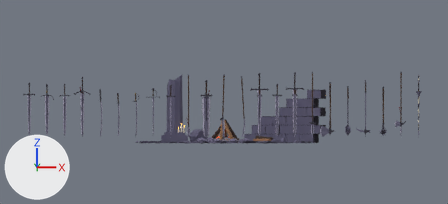
The Blender file assets/source/bonfire.blend, before and after one commit.
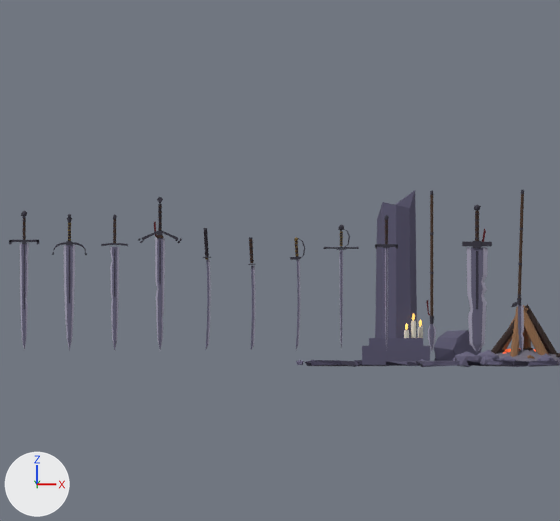
Old and new are each drawn from the file's camera 'PreviewCam' and again close up on the part from 4% to 53% of the width and 0% to 100% of the height. The lights are fixed; the arrows at lower left show +X, +Y and +Z. The first two pictures are the older version.

Objects in the first close-up: 'Candle_0', 'Candle_1', 'Candle_2', 'Pillar_Fallen', 'Pillar_Plinth', 'Pillar_Shaft', 'Weapon_bastard', 'Weapon_broadsword', 'Weapon_claymore', 'Weapon_estoc', 'Weapon_glaive', 'Weapon_greatsword', 'Weapon_katana', 'Weapon_longsword', 'Weapon_sabre' and 24 more.
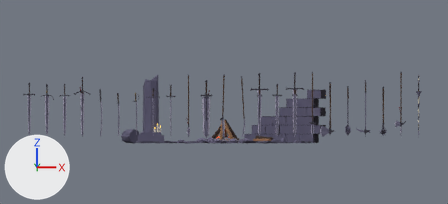
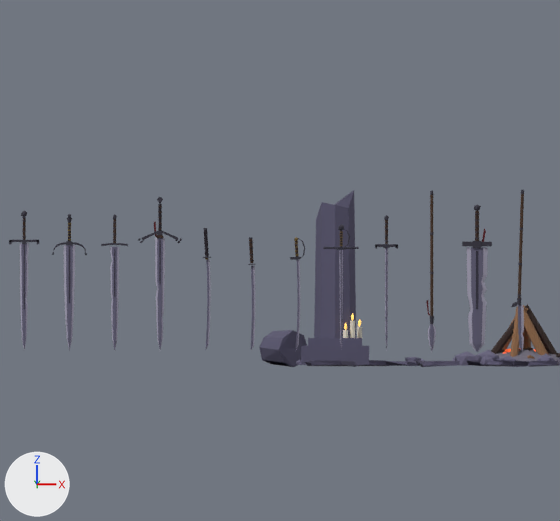
Patch to the scene script:
```diff
--- a/assets/source/bonfire.blend.py
+++ b/assets/source/bonfire.blend.py
@@ ob_pillar_plinth @@
 ob_pillar_plinth = bpy.data.objects.new('Pillar_Plinth', me_pillar_plinth)
-ob_pillar_plinth.location = (-1.45, 1.35, 0.0)
+ob_pillar_plinth.location = (-2.15, 1.3, 0.0)
@@ ob_pillar_shaft @@
 ob_pillar_shaft = bpy.data.objects.new('Pillar_Shaft', me_pillar_shaft)
-ob_pillar_shaft.location = (-1.45, 1.35, 1.16)
+ob_pillar_shaft.location = (-2.15, 1.3, 1.16)
@@ ob_pillar_fallen @@
 ob_pillar_fallen = bpy.data.objects.new('Pillar_Fallen', me_pillar_fallen)
-ob_pillar_fallen.location = (-0.75, 0.95, 0.19)
+ob_pillar_fallen.location = (-2.75, 2.05, 0.19)
 ob_pillar_fallen.rotation_euler = (1.571, 0.0, 0.611)  # degrees (90, 0, 35)
@@ ob_candle_0 @@
 ob_candle_0 = bpy.data.objects.new('Candle_0', me_candle_0)
-ob_candle_0.location = (-1.25, 1.13, 0.41)
+ob_candle_0.location = (-1.95, 1.08, 0.41)
@@ ob_candle_1 @@
 ob_candle_1 = bpy.data.objects.new('Candle_1', me_candle_1)
-ob_candle_1.location = (-1.17, 1.27, 0.38)
+ob_candle_1.location = (-1.87, 1.22, 0.38)
@@ ob_candle_2 @@
 ob_candle_2 = bpy.data.objects.new('Candle_2', me_candle_2)
-ob_candle_2.location = (-1.33, 1.07, 0.35)
+ob_candle_2.location = (-2.03, 1.02, 0.35)
```

What differs and where, as boxes [x1, y1, x2, y2] in the close-ups (560 x 521 px):
'Pillar_Shaft', moved
    before: [375, 190, 417, 338]
    after: [314, 190, 356, 338]
'Pillar_Plinth', moved
    before: [362, 338, 430, 365]
    after: [301, 338, 369, 365]
'Pillar_Fallen', moved
    before: [434, 330, 482, 367]
    after: [259, 330, 307, 367]
'Candle_0', moved
    before: [411, 321, 416, 338]
    after: [350, 321, 355, 338]
'Candle_1', moved
    before: [418, 327, 423, 338]
    after: [357, 327, 362, 338]
'Candle_2', moved
    before: [404, 330, 409, 338]
    after: [343, 330, 348, 338]
